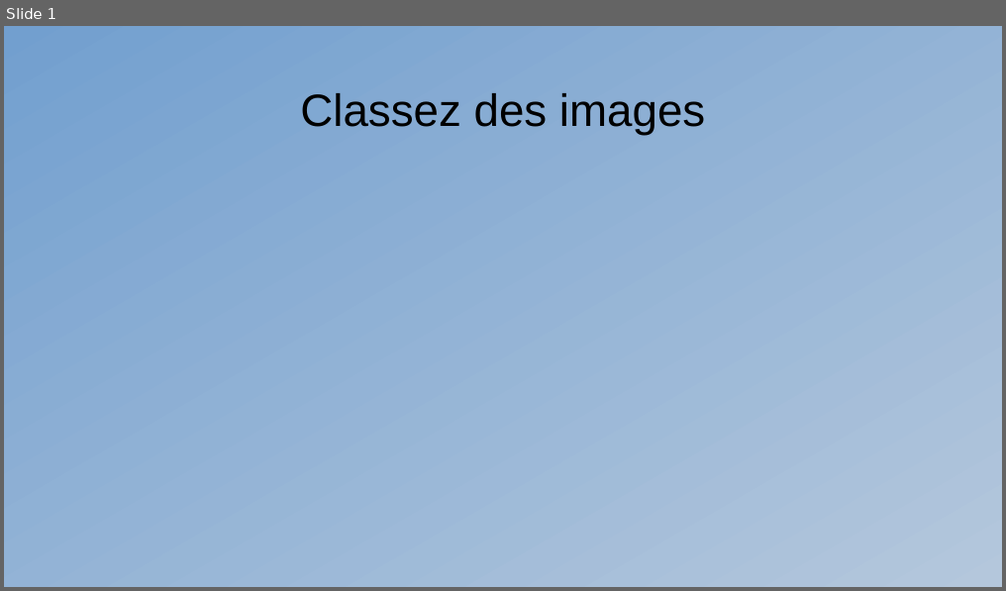
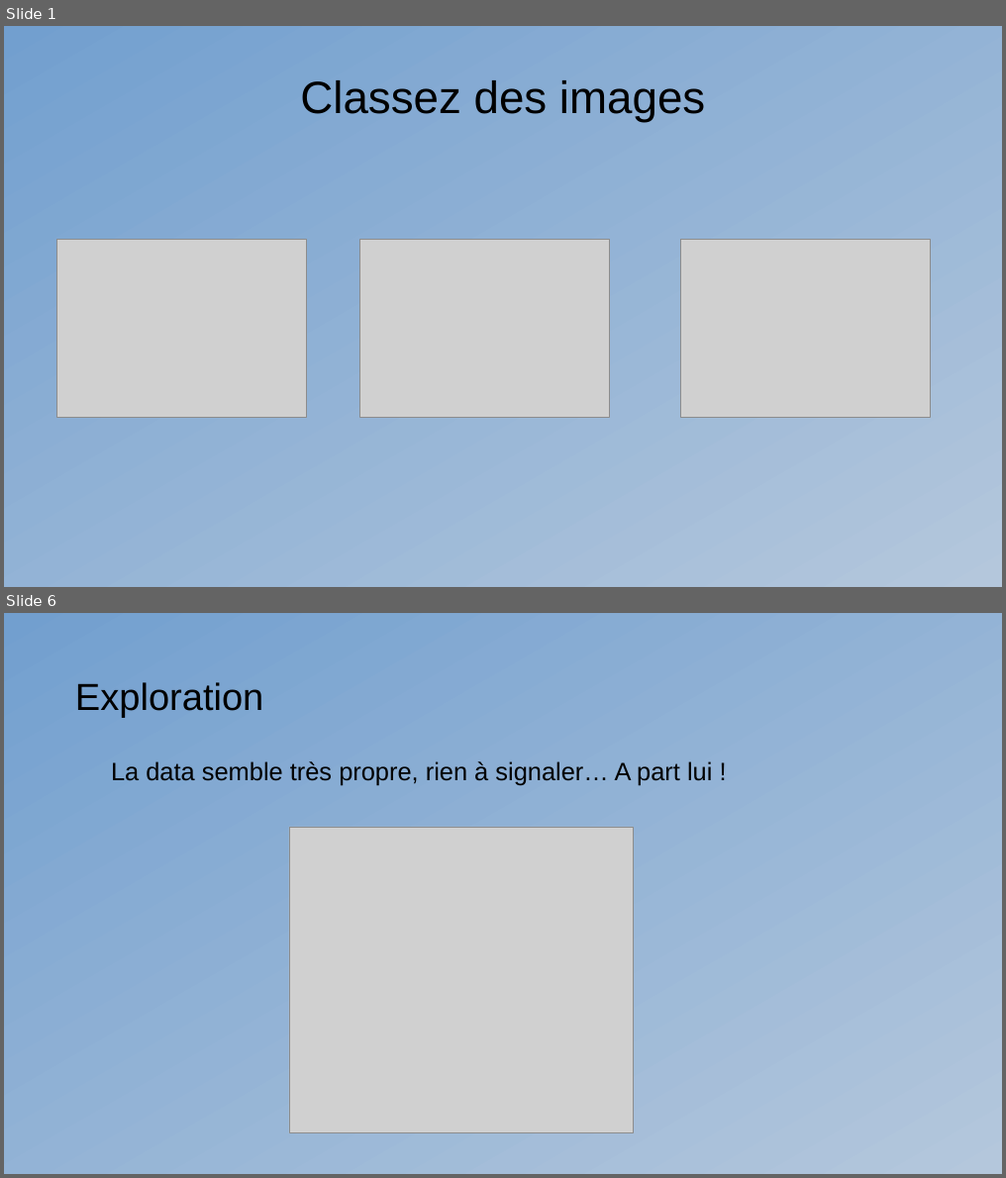
Before and after one commit to Kiwinokoto/OC_projet_6_Classer_des_images, a slide deck: presentation/Oudelet_Kevin_8_presentation_271123.odp. Shown one above the other, each under a label of ours: slide 1 before the commit, slides 1 and 6 after it; the slides between them are not shown. The pictures are 1006x591 and 1006x1178 pixels, drawn with LibreOffice and Linux fonts; fonts in the diff are those of the drawing; grey boxes stand for pictures. Boxes give left, top, right and bottom in pixels: in the first picture for what was removed or moved away, otherwise in the second. Text is boxed around its words. In the diff, an @@ line names an element or a change of style, - is before the commit and + after.

```diff
--- a/presentation/Oudelet_Kevin_8_presentation_271123.odp
+++ b/presentation/Oudelet_Kevin_8_presentation_271123.odp
@@ slide 6 added at [4,613,1002,1174], background gradient #729FCF to #B4C7DC @@
@@ title added at [75,682,263,718], 30 pt, text #000000 @@
+Exploration
@@ text added at [111,761,712,785], 20 pt, text #000000 @@
+La data semble très propre, rien à signaler… A part lui !
@@ picture added at [289,827,634,1134] @@
@@ slide 1 changed as well @@
@@ title "Classez des images": place and size @@
-title "Classez des images" at [300,93,705,135]
+title "Classez des images" at [300,80,705,122]
@@ picture added at [57,240,307,418] @@
@@ picture added at [360,240,611,418] @@
@@ picture added at [681,240,932,418] @@
```
Also in this commit, not shown: 7 other slides added, 20 other files.
